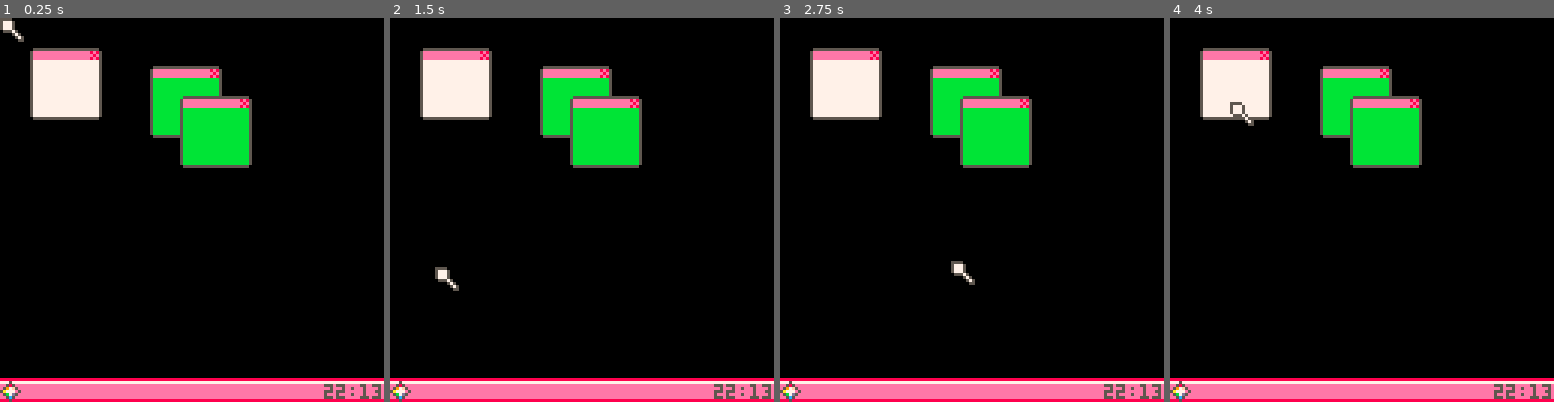
Above: before the commit, frames 1-4 (left to right).
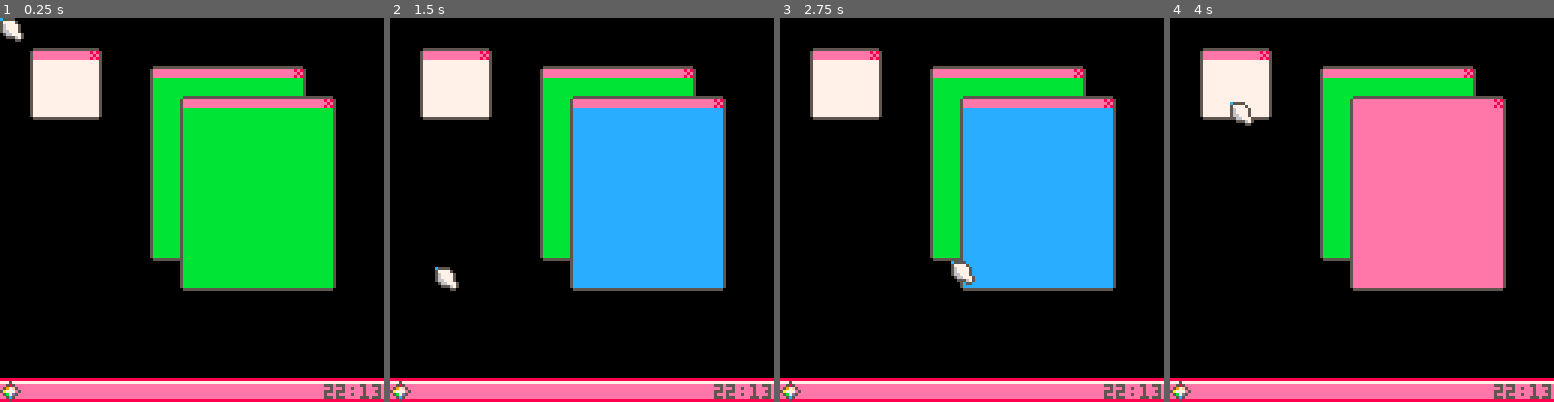
Above: after the commit, the same moments.

Repository: m-r-hunt/Pico-8-Carts
Game: PICO-8 cartridge picos.p8
Two runs of this game, one before a commit and one after it. Both use one fixed random seed, a clock stepped at 60 frames per second and the inputs below.
Inputs (mouse positions are in pixels of both pictures, inside the frame that each line leads up to):
- Up to frame 1 (0.25 s): no input
- Up to frame 2 (1.5 s): click (670, 121) at 0.67 s; click (436, 267) at 1.22 s
- Up to frame 3 (2.75 s): click (887, 114) at 1.77 s; click (952, 259) at 2.32 s
- Up to frame 4 (4 s): click (1404, 106) at 2.87 s; click (1465, 256) at 3.42 s; click (1231, 102) at 3.97 s

The runs differ from the first frame. In frame 1, 22% of the frame differs, in the area x 0-88%, y 0-72%; in frame 2, 24%, in the area x 11-88%, y 12-72%; in frame 3, 24%; in frame 4, 24%.

Commit message:
Support different window sizes

Diff:
--- a/picos.p8
+++ b/picos.p8
@@ -19,6 +19,9 @@
 end
 
 blank_window={}
+function blank_window.get_dimensions()
+	return 50, 60
+end
 function blank_window:init()
 	self.c=11
 end
@@ -29,8 +32,22 @@
 	self.c+=1
 end
 
+default_width=22
+default_height=19
+window_left_size=1
+window_extra_w=2
+window_extra_h=5
+close_button_w=4
+titlebar_h=4
+
 function create_window(class,x,y)
-	local newwin={x=x,y=y,class=class,data={}}
+	local w,h=default_width,default_height
+	if class.get_dimensions then
+		w,h=class.get_dimensions()
+	end
+	w=mid(5,w,128)
+	h=mid(1,h,120)
+	local newwin={x=x,y=y,w=w,h=h,class=class,data={}}
 	add(windows,newwin)
 	newwin.class.init(newwin.data)
 end
@@ -46,8 +63,8 @@
 function get_mouse_target()
 	for i=#windows,1,-1 do
 		local w=windows[i]
-		local inx=mousex>=w.x and mousex<=w.x+24
-		local iny=mousey>=w.y and mousey<=w.y+24
+		local inx=mousex>=w.x and mousex<w.x+w.w+window_extra_w
+		local iny=mousey>=w.y and mousey<w.y+w.h+window_extra_h
 		if iny and inx then
 			return i
 		end
@@ -72,32 +89,32 @@
 		del(windows,w)
 		add(windows,w)
 
-		if mousey-w.y<=4 and mousex-w.x<=20 then
+		if mousey-w.y<titlebar_h and mousex-w.x<w.w+window_extra_w-close_button_w then
 			dragging=true
 			dragx=mousex
 			dragy=mousey
+			origx=w.x
+			origy=w.y
 			dragw=#windows
 		end
 	end
 
 	if dragging then
 		local w=windows[dragw]
-		w.x=mid(0,w.x+mousex-dragx,104)
-		w.y=mid(0,w.y+mousey-dragy,96)
-		dragx=mousex
-		dragy=mousey
+		w.x=mid(0,origx+mousex-dragx,128-w.w-window_extra_w)
+		w.y=mid(0,origy+mousey-dragy,128-w.h-window_extra_h-8)
 	end
 
 	if not dragging and lreleased and mouse_target~=-1 then
 		local w=windows[mouse_target]
 		local lx=mousex-w.x
 		local ly=mousey-w.y
-		if lx>=20 and ly<=4 then
+		if lx>=w.w+window_extra_w-close_button_w and ly<titlebar_h then
 			--close button
 			del(windows,w)
 		end
-		if w.class.onclick and ly>=5 and ly<24 then
-			w.class.onclick(w.data,lx-1,ly-4)
+		if w.class.onclick and lx>0 and lx<w.w+window_left_size and ly>=titlebar_h and ly<titlebar_h+w.h then
+			w.class.onclick(w.data,lx-window_left_size,ly-titlebar_h)
 		end
 	end
 
@@ -111,9 +128,15 @@
 		window=windows[i]
 		camera()
 		clip()
-		spr(4,window.x,window.y,3,3)
-		clip(window.x+1,window.y+4,22,19)
-		camera(-window.x-1,-window.y-4)
+
+		sspr(48,0,4,4,window.x+window_left_size,window.y,window.w+window_extra_w-close_button_w-1,titlebar_h)
+		sspr(52,0,4,4,window.x+window.w-window_extra_w,window.y)
+		line(window.x,window.y+1,window.x,window.y+window.h+window_extra_h-2,5)
+		line(window.x+1,window.y+window.h+window_extra_h-1,window.x+window.w,window.y+window.h+window_extra_h-1,5)
+		line(window.x+window.w+1,window.y+1,window.x+window.w+1,window.y+window.h+window_extra_h-2,5)
+
+		clip(window.x+window_left_size,window.y+titlebar_h,window.w,window.h)
+		camera(-window.x-window_left_size,-window.y-titlebar_h)
 		window.class.draw(window.data)
 	end
 	camera()
@@ -141,14 +164,14 @@
 	draw_mouse()
 end
 __gfx__
-00000000000500008888888855550000055555555555555555555550000000000000000000000000000000000000000000000000000000000000000000000000
-000000000058500077777777577750005eeeeeeeeeeeeeeeeeee8e85000000000000000000000000000000000000000000000000000000000000000000000000
-007007000597f500eeeeeeee577750005eeeeeeeeeeeeeeeeeeee8e5000000000000000000000000000000000000000000000000000000000000000000000000
-000770005a777e50eeeeeeee577750005eeeeeeeeeeeeeeeeeee8e85000000000000000000000000000000000000000000000000000000000000000000000000
-0007700005b7d500eeeeeeee05557500500000000000000000000005000000000000000000000000000000000000000000000000000000000000000000000000
-00700700005c5000eeeeeeee00005750500000000000000000000005000000000000000000000000000000000000000000000000000000000000000000000000
-0000000000050000eeeeeeee00000575500000000000000000000005000000000000000000000000000000000000000000000000000000000000000000000000
-00000000000000008888888800000055500000000000000000000005000000000000000000000000000000000000000000000000000000000000000000000000
+000000000005000088888888c5555000055555555555555555555550000000000000000000000000000000000000000000000000000000000000000000000000
+000000000058500077777777577775005eeeeeeeeeeeeeeeeeee8e85000000000000000000000000000000000000000000000000000000000000000000000000
+007007000597f500eeeeeeee567777505eeeeeeeeeeeeeeeeeeee8e5000000000000000000000000000000000000000000000000000000000000000000000000
+000770005a777e50eeeeeeee567777505eeeeeeeeeeeeeeeeeee8e85000000000000000000000000000000000000000000000000000000000000000000000000
+0007700005b7d500eeeeeeee56677750500000000000000000000005000000000000000000000000000000000000000000000000000000000000000000000000
+00700700005c5000eeeeeeee05667775500000000000000000000005000000000000000000000000000000000000000000000000000000000000000000000000
+0000000000050000eeeeeeee00555675500000000000000000000005000000000000000000000000000000000000000000000000000000000000000000000000
+00000000000000008888888800000550500000000000000000000005000000000000000000000000000000000000000000000000000000000000000000000000
 00000000000000000000000000000000500000000000000000000005000000000000000000000000000000000000000000000000000000000000000000000000
 00000000000000000000000000000000500000000000000000000005000000000000000000000000000000000000000000000000000000000000000000000000
 00000000000000000000000000000000500000000000000000000005000000000000000000000000000000000000000000000000000000000000000000000000
